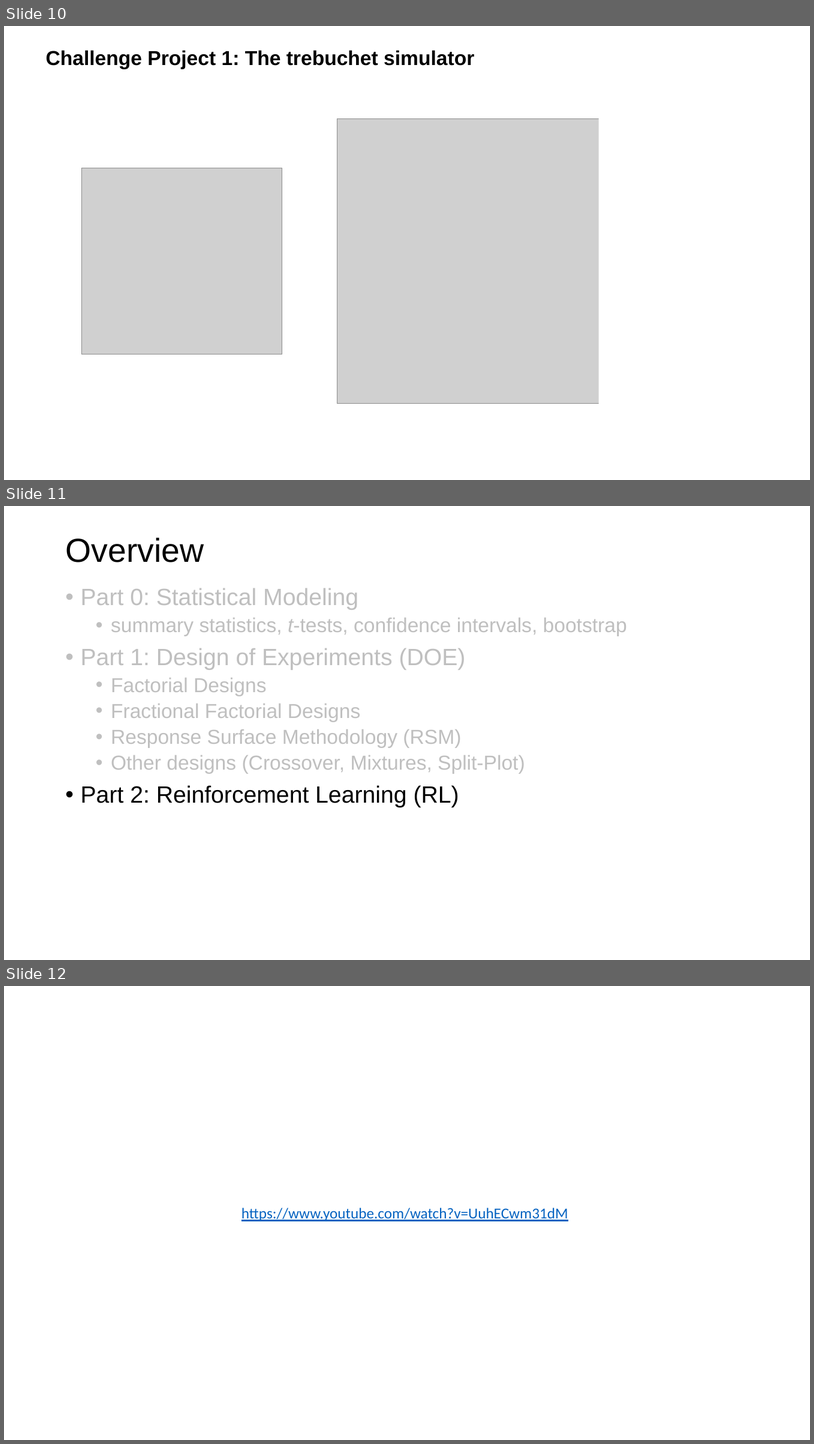
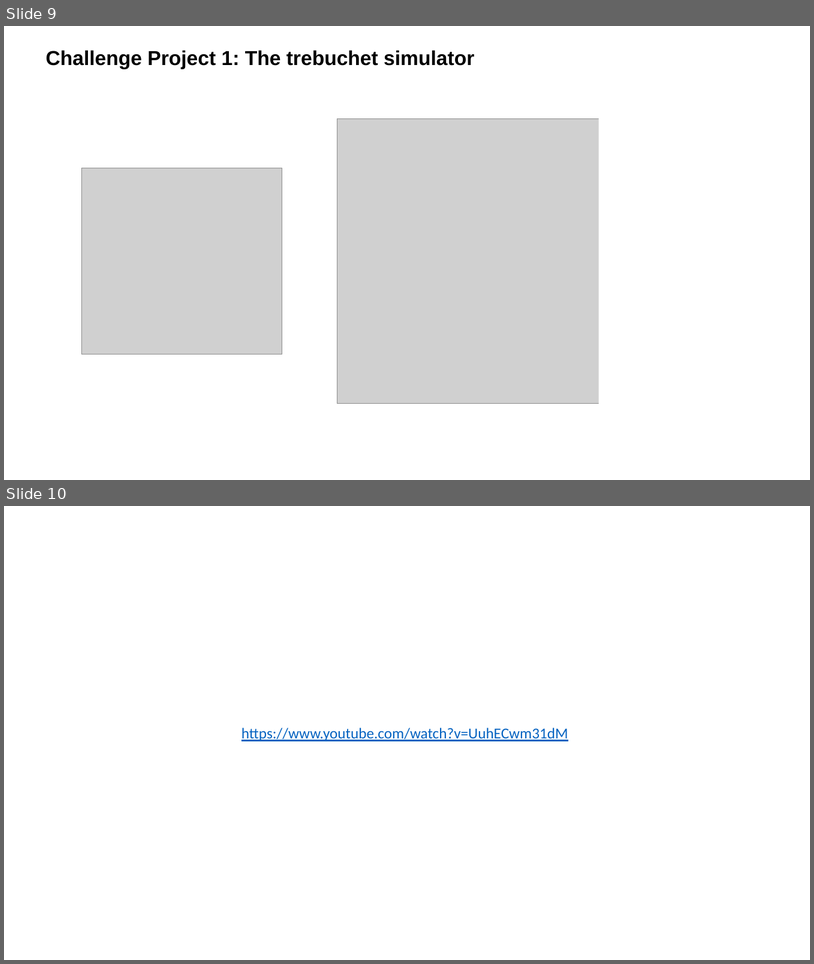
Before and after one commit to bioe498/bioe498.github.io, a slide deck: files/01_Introduction.pptx. Shown one above the other, each under a label of ours: slides 10, 11 and 12 before the commit, slides 9 and 10 after it. The pictures are 814x1444 and 814x964 pixels, drawn with LibreOffice and Linux fonts; fonts in the diff are those of the drawing; grey boxes stand for pictures. Boxes give left, top, right and bottom in pixels: in the first picture for what was removed or moved away, otherwise in the second. Text is boxed around its words. In the diff, an @@ line names an element or a change of style, - is before the commit and + after.

```diff
--- a/files/01_Introduction.pptx
+++ b/files/01_Introduction.pptx
@@ slide 11 removed at (4, 506, 810, 960), background #FFFFFF @@
@@ title removed at (65, 537, 204, 562) @@
-Overview
@@ text removed at (81, 588, 627, 807) @@
-• Part 0: Statistical Modeling
-  • summary statistics, t-tests, confidence intervals, bootstrap
-• Part 1: Design of Experiments (DOE)
-  • Factorial Designs
-  • Fractional Factorial Designs
-  • Response Surface Methodology (RSM)
-  • Other designs (Crossover, Mixtures, Split-Plot)
-• Part 2: Reinforcement Learning (RL)
@@ what was slide 10 is now slide 9 @@
@@ what was slide 12 is now slide 10 @@
```
Also in this commit, not shown: 5 slides changed, 1 slide added, 5 other slides removed, 1 other file.
